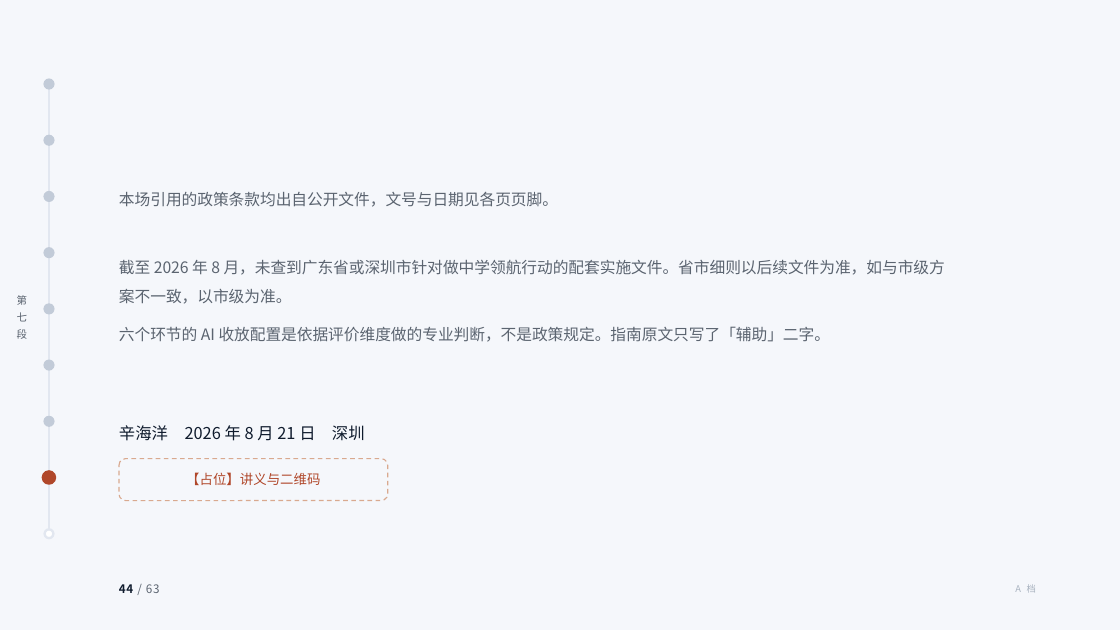
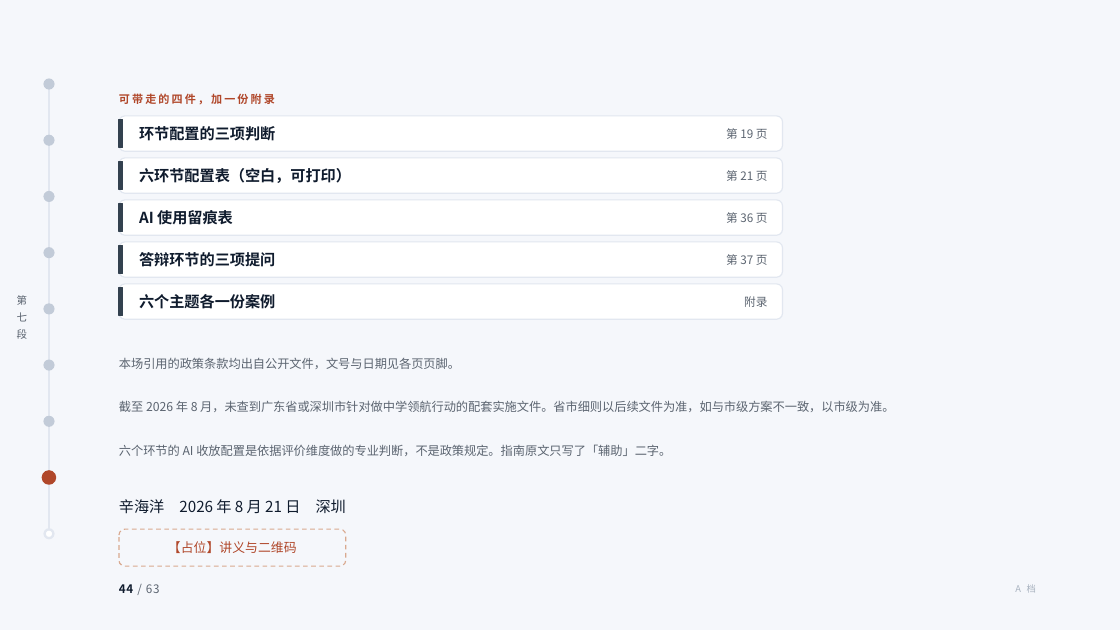
Before and after one commit to tonyxinvip/slides, a slide deck: slide 44 of comprehensive-practice-ai/做中学与综合实践活动.pptx. Drawn at 1120x630 pixels with LibreOffice and Linux fonts; fonts in the diff are those of the drawing. Boxes give left, top, right and bottom in pixels: in the first picture for what was removed or moved away, otherwise in the second. Text is boxed around its words. In the diff, an @@ line names an element or a change of style, - is before the commit and + after.

```diff
--- a/comprehensive-practice-ai/做中学与综合实践活动.pptx
+++ b/comprehensive-practice-ai/做中学与综合实践活动.pptx
@@ text added at <box>119,93,275,104</box>, 9.5 pt, text #B0472A, bold @@
+可带走的四件，加一份附录
@@ rounded rectangle added at <box>119,116,783,151</box>, fill #FFFFFF, outline #E2E7F0 1 pt @@
@@ rectangle added at <box>119,119,123,148</box>, fill #33414F, outline #33414F 1 pt @@
@@ text added at <box>139,126,275,141</box>, 13 pt, text #0F1B2D, bold @@
+环节配置的三项判断
@@ text added at <box>726,128,768,139</box>, 10 pt, text #5B6470 @@
+第 19 页
@@ rounded rectangle added at <box>119,158,783,193</box>, fill #FFFFFF, outline #E2E7F0 1 pt @@
@@ rectangle added at <box>119,161,123,190</box>, fill #33414F, outline #33414F 1 pt @@
@@ text added at <box>139,168,351,183</box>, 13 pt, text #0F1B2D, bold @@
+六环节配置表（空白，可打印）
@@ text added at <box>726,170,768,181</box>, 10 pt, text #5B6470 @@
+第 21 页
@@ rounded rectangle added at <box>119,200,783,235</box>, fill #FFFFFF, outline #E2E7F0 1 pt @@
@@ rectangle added at <box>119,203,123,232</box>, fill #33414F, outline #33414F 1 pt @@
@@ text added at <box>139,210,233,225</box>, 13 pt, text #0F1B2D, bold @@
+AI 使用留痕表
@@ text added at <box>726,212,768,223</box>, 10 pt, text #5B6470 @@
+第 36 页
@@ rounded rectangle added at <box>119,242,783,277</box>, fill #FFFFFF, outline #E2E7F0 1 pt @@
@@ rectangle added at <box>119,245,123,274</box>, fill #33414F, outline #33414F 1 pt @@
@@ text added at <box>139,252,275,267</box>, 13 pt, text #0F1B2D, bold @@
+答辩环节的三项提问
@@ text added at <box>726,254,768,265</box>, 10 pt, text #5B6470 @@
+第 37 页
@@ rounded rectangle added at <box>119,284,783,319</box>, fill #FFFFFF, outline #E2E7F0 1 pt @@
@@ rectangle added at <box>119,287,123,316</box>, fill #33414F, outline #33414F 1 pt @@
@@ text added at <box>139,294,275,309</box>, 13 pt, text #0F1B2D, bold @@
+六个主题各一份案例
@@ text added at <box>744,296,767,307</box>, 10 pt, text #5B6470 @@
+附录
@@ size 13.5 to 10.5 pt; line spacing 1.55 to 1.45 in 3 elements at <box>119,444,671,456</box>, <box>119,400,894,412</box>, <box>119,358,460,369</box> @@
@@ text "本场引用的政策条款均出自公开文件，文号与日期见各页页脚。": place and size @@
-text "本场引用的政策条款均出自公开文件，文号与日期见各页页脚。" at <box>119,192,558,207</box>
+text "本场引用的政策条款均出自公开文件，文号与日期见各页页脚。" at <box>119,358,460,369</box>
@@ text "截至 2026 年 8 月，未查到广东省或深圳市针对做中学领航行动的配套实施文件。省市细则以后续文件为准，如与市级方案不 ...": place and size @@
-text "截至 2026 年 8 月，未查到广东省或深圳市针对做中学领航行动的配套实施文件。省市细则以后续文件为准，如与市级方案不 ..." at <box>119,260,945,304</box>
+text "截至 2026 年 8 月，未查到广东省或深圳市针对做中学领航行动的配套实施文件。省市细则以后续文件为准，如与市级方案不 ..." at <box>119,400,894,412</box>
@@ text "六个环节的 AI 收放配置是依据评价维度做的专业判断，不是政策规定。指南原文只写了「辅助」二字。": place and size @@
-text "六个环节的 AI 收放配置是依据评价维度做的专业判断，不是政策规定。指南原文只写了「辅助」二字。" at <box>119,326,831,342</box>
+text "六个环节的 AI 收放配置是依据评价维度做的专业判断，不是政策规定。指南原文只写了「辅助」二字。" at <box>119,444,671,456</box>
@@ text "辛海洋 2026 年 8 月 ...": place and size @@
-text "辛海洋 2026 年 8 月 ..." at <box>119,425,365,441</box>
+text "辛海洋 2026 年 8 月 ..." at <box>119,499,346,514</box>
@@ text "辛海洋 2026 年 8 月 ..." at <box>119,499,346,514</box>: size 14 to 13 pt @@
@@ text "【占位】讲义与二维码": place and size @@
-text "【占位】讲义与二维码" at <box>186,472,320,485</box>
+text "【占位】讲义与二维码" at <box>168,541,297,553</box>
@@ text "【占位】讲义与二维码" at <box>168,541,297,553</box>: size 11.5 to 11 pt @@
@@ rounded rectangle: place and size @@
-rounded rectangle at <box>119,459,388,501</box>
+rounded rectangle at <box>119,529,346,566</box>
@@ rounded rectangle at <box>119,529,346,566</box>: proportions changed @@
```
Also in this commit, not shown: 6 other slides changed, 7 other files.
